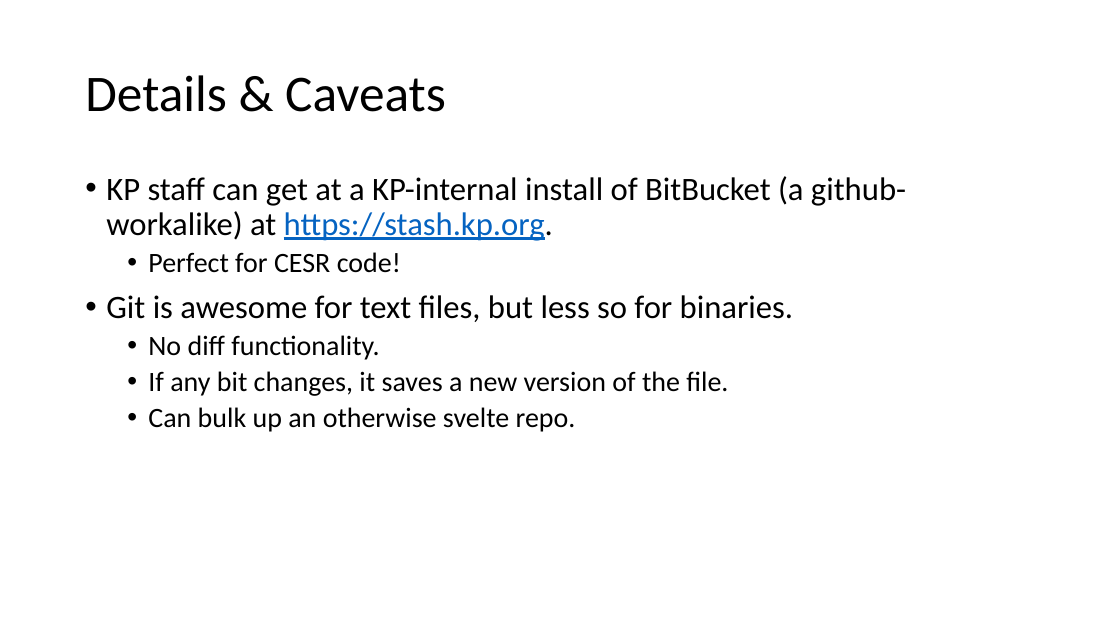
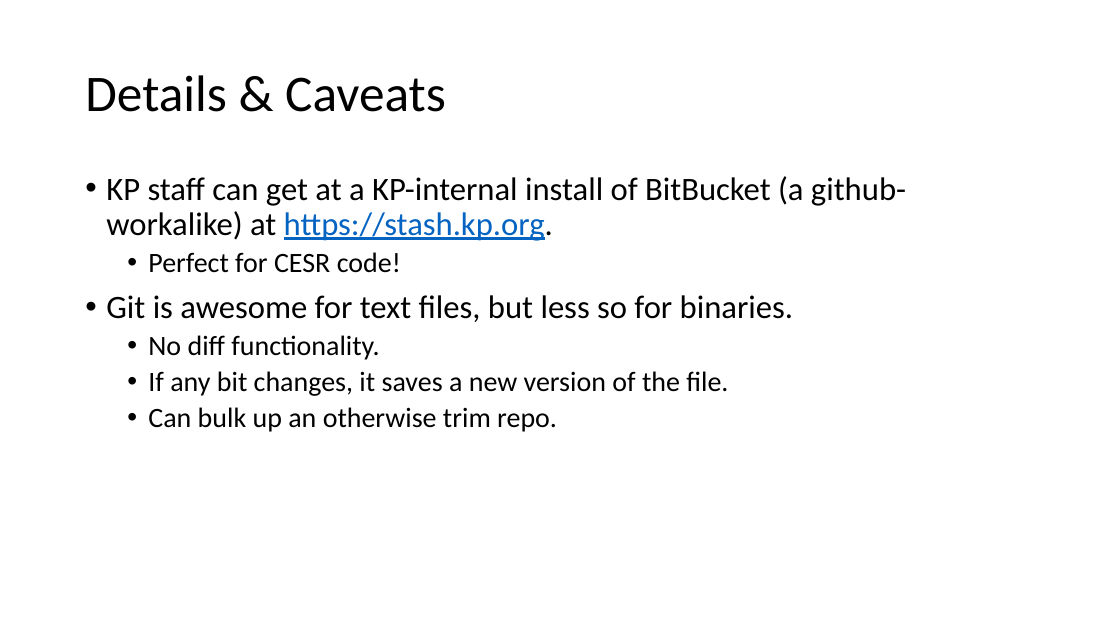
Before and after one commit to rpardee/git_demo, a slide deck: slide 9 of new_git.pptx (slide 8 before the commit). Drawn at 1120x630 pixels with LibreOffice and Linux fonts; fonts in the diff are those of the drawing. Boxes give left, top, right and bottom in pixels: in the first picture for what was removed or moved away, otherwise in the second. Text is boxed around its words. In the diff, an @@ line names an element or a change of style, - is before the commit and + after.

```diff
--- a/new_git.pptx
+++ b/new_git.pptx
@@ text at (148, 407, 557, 432): text changed @@
-  • Can bulk up an otherwise svelte repo.
+  • Can bulk up an otherwise trim repo.
```
Also in this commit, not shown: 2 slides added, 1 other file.
